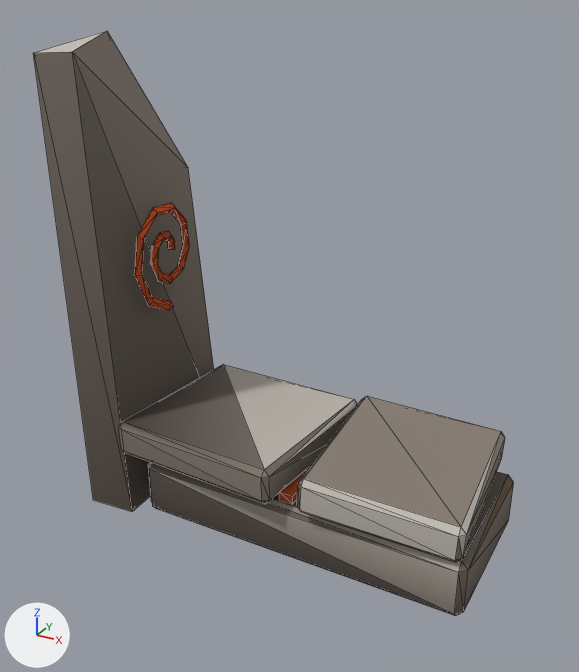
What one commit did to the glTF model assets/ca/abyss/abyss_tomb.glb.
Camera for both pictures: a camera (50 mm lens) standing at (1.4, -2.77, 2.28) and looking at (-0.08, -0.08, 0.94). The lights are fixed; the arrows at lower left show +X, +Y and +Z. The older version comes first. Mesh edges are drawn as thin lines. Vertices at exactly the same position are counted once.

The scene before the commit, as lines of its bpy script (objects in view):
```python
me_ca_abyss_tomb = bpy.data.meshes.new('ca_abyss_tomb')
me_ca_abyss_tomb.from_pydata(...)  # 171 vertices, 310 faces; spans x -1.08..0.83, y -0.44..0.48, z 0.0..2.11
me_ca_abyss_tomb.materials.append(mat_ca_palette)
ob_ca_abyss_tomb = bpy.data.objects.new('ca_abyss_tomb', me_ca_abyss_tomb)
ob_ca_abyss_tomb.location = (0.0, 0.0, 0.0)
```
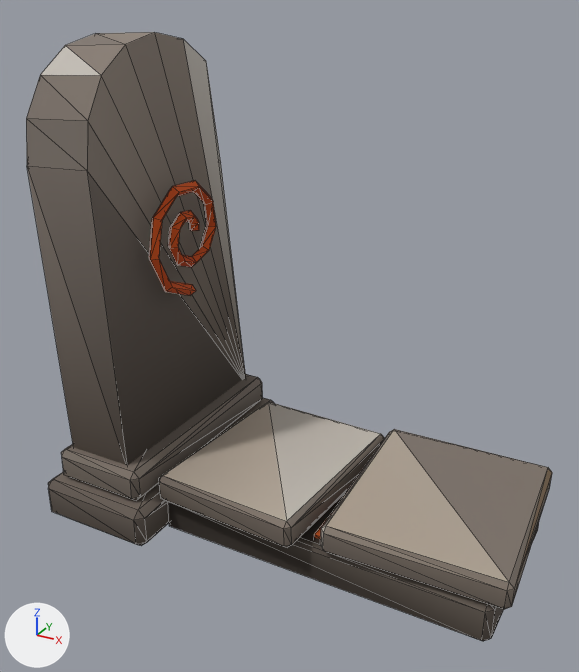
Pixel boxes (x1, y1, x2, y2) of what changed, in the pictures (579 x 672 px; the box of a moved part takes in the faces that stretch with it):
'ca_abyss_tomb', reshaped (9% wider)
    before: (33, 31, 514, 616)
    after: (26, 32, 552, 641)
part 1 of me_ca_abyss_tomb, moved or reshaped
    before: (148, 462, 514, 616)
    after: (169, 490, 539, 641)
part 2 of me_ca_abyss_tomb, added (mostly hidden)
    after: (314, 514, 331, 539)
part 3 of me_ca_abyss_tomb, rebuilt (21% wider, 10% shorter)
    before: (33, 31, 214, 512)
    after: (26, 32, 246, 465)
part 4 of me_ca_abyss_tomb, added (brown)
    after: (149, 180, 216, 295)
part 5 of me_ca_abyss_tomb, added
    after: (48, 398, 274, 546)
part 6 of me_ca_abyss_tomb, added
    after: (61, 374, 263, 500)
part 7 of me_ca_abyss_tomb, added
    after: (159, 402, 385, 548)
part 8 of me_ca_abyss_tomb, added
    after: (320, 429, 552, 609)
part 9 of me_ca_abyss_tomb, deleted (brown)
    before: (134, 203, 190, 310)
part 10 of me_ca_abyss_tomb, deleted
    before: (119, 364, 358, 504)
part 11 of me_ca_abyss_tomb, deleted
    before: (279, 468, 309, 504)
part 12 of me_ca_abyss_tomb, cut back
    before: (297, 396, 505, 562)

The edits, one by one:
me_ca_abyss_tomb is used by ob_ca_abyss_tomb; location (0.0, 0.0, 0.0).
me_ca_abyss_tomb had 171 vertices, 310 faces and spanned x -1.08..0.83, y -0.44..0.48, z 0.0..2.11.
me_ca_abyss_tomb now has 230 vertices, 420 faces and spans x -1.08..1.01, y -0.6..0.6, z 0.0..2.11.
me_ca_abyss_tomb part 1: the loose piece of 24 vertices spanning x -0.68..0.83, y -0.36..0.36, z 0.03..0.3 is scaled about its middle by (0.998, 1.13, 0.694), then moved by (0.13, 0.0, -0.07).
me_ca_abyss_tomb part 2: a new loose piece, a box spanning x 0.183..0.25, y -0.346..0.346, z 0.174..0.206, in mat_ca_palette.
me_ca_abyss_tomb part 3: the loose piece of 9 vertices spanning x -1.08..-0.75, y -0.39..0.39, z 0.0..2.11 is rebuilt with 20 vertices and now spans x -1.05..-0.66, y -0.49..0.49, z 0.3..2.11.
me_ca_abyss_tomb part 4: a new loose piece of 68 vertices spanning x -0.65..-0.6, y -0.28..0.21, z 1.0..1.51, in mat_ca_palette.
me_ca_abyss_tomb part 5: a new loose piece of 24 vertices spanning x -1.08..-0.52, y -0.6..0.6, z 0.02..0.21, in mat_ca_palette.
me_ca_abyss_tomb part 6: a new loose piece of 24 vertices spanning x -1.02..-0.57, y -0.55..0.55, z 0.21..0.36, in mat_ca_palette.
me_ca_abyss_tomb part 7: a new loose piece of 24 vertices spanning x -0.54..0.21, y -0.5..0.42, z 0.18..0.33, in mat_ca_palette.
me_ca_abyss_tomb part 8: a new loose piece of 24 vertices spanning x 0.2..1.01, y -0.43..0.48, z 0.18..0.33, in mat_ca_palette.
me_ca_abyss_tomb part 9: the loose piece of 68 vertices spanning x -0.77..-0.73, y -0.23..0.17, z 0.9..1.4 is deleted.
me_ca_abyss_tomb part 10: the loose piece of 24 vertices spanning x -0.81..0.07, y -0.44..0.41, z 0.3..0.5 is deleted.
me_ca_abyss_tomb part 11: the loose piece of 8 vertices spanning x 0.0..0.07, y -0.32..0.32, z 0.3..0.34 is deleted.
Part 12, on me_ca_abyss_tomb:
24 vertices are removed from x 0.07..0.81, y -0.42..0.42, z 0.3..0.5.
44 faces are deleted.
7 vertices are added at x 0.71..0.92, y -0.21..-0.06, z 0.0..0.1.
10 new faces join them.
Other edits to the shape of me_ca_abyss_tomb do not show in these pictures.
